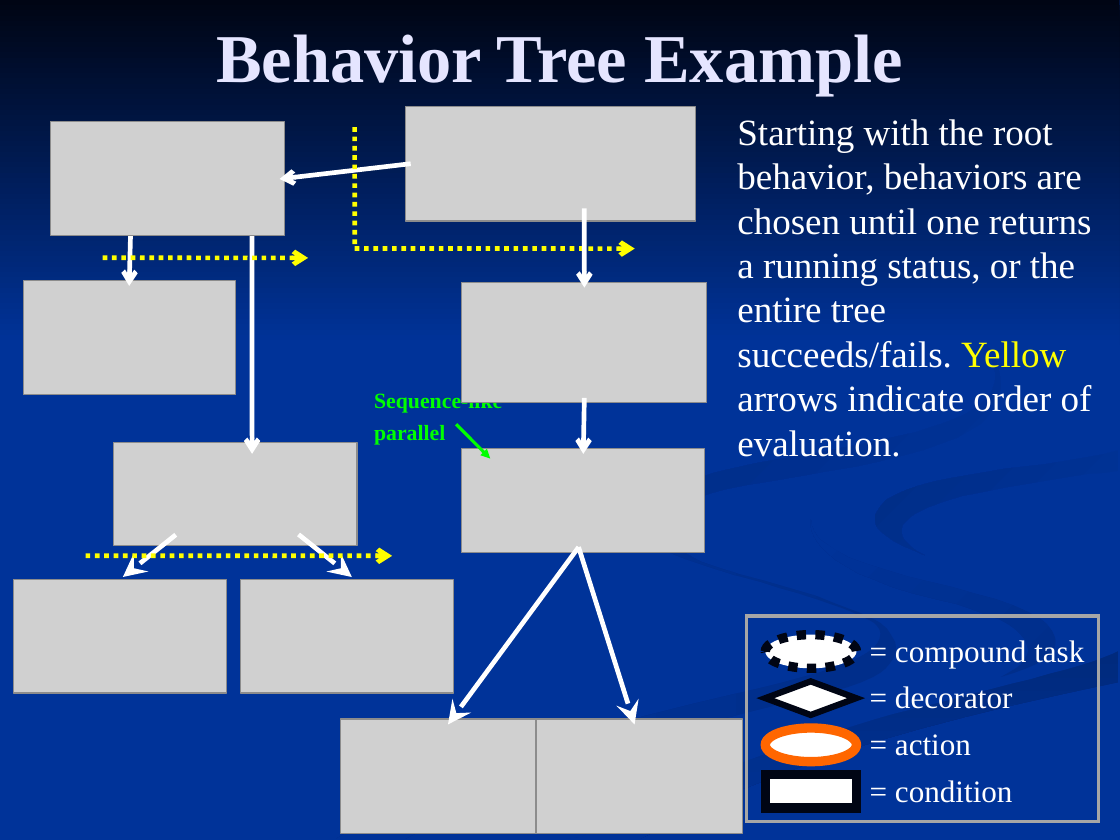
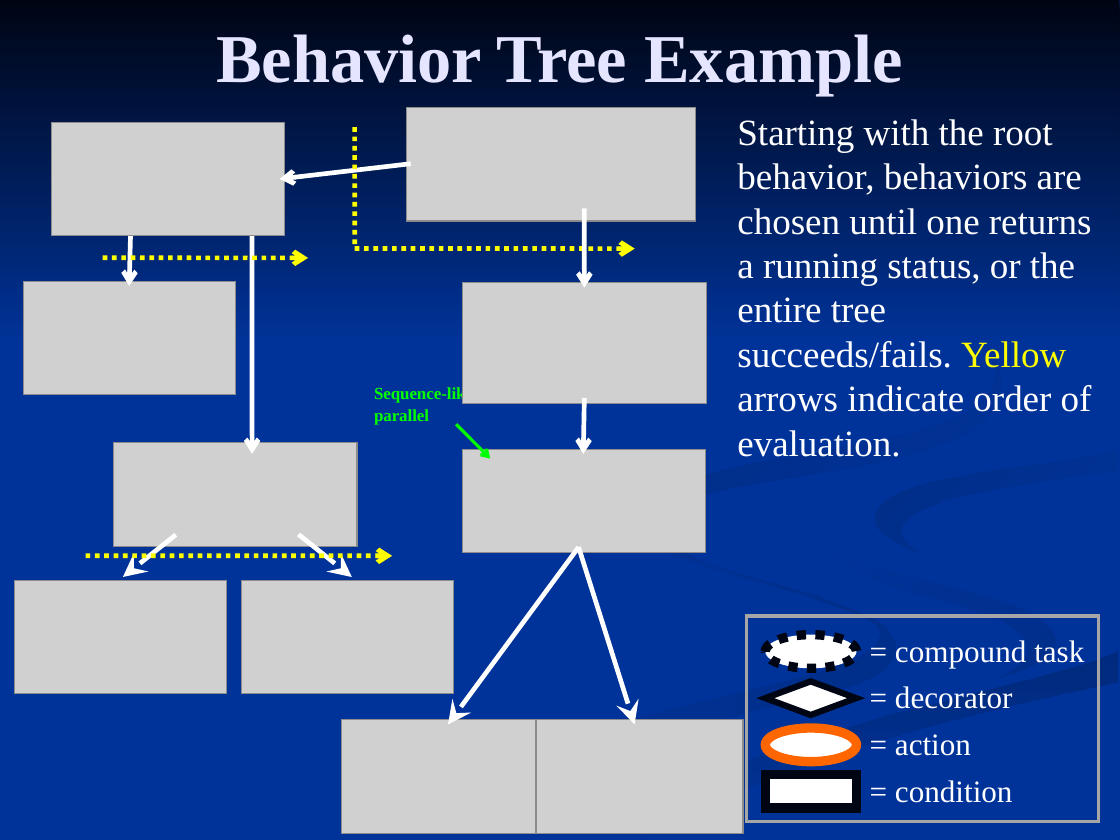
Before and after one commit to FleepyBeepy/Artificial-Intelligence, a slide deck: slide 12 of Lecture Slides/7.2 - Behavior Trees.ppt (slide 10 before the commit). Drawn at 1120x840 pixels with LibreOffice and Linux fonts; fonts in the diff are those of the drawing; grey boxes stand for pictures. Boxes give left, top, right and bottom in pixels: in the first picture for what was removed or moved away, otherwise in the second. Text is boxed around its words. In the diff, an @@ line names an element or a change of style, - is before the commit and + after.

Commit message:
Added a few more examples for Behavior Trees

```diff
--- a/Lecture Slides/7.2 - Behavior Trees.ppt
+++ b/Lecture Slides/7.2 - Behavior Trees.ppt
@@ text "Sequence-like" at [374, 386, 473, 425]: size 14 to 10.8 pt; line spacing 1 to 0.8 @@
@@ arrow (456, 424) - (491, 458): arrowheads changed @@
```
Also in this commit, not shown: 13 other slides changed, 2 slides added, 1 other file.
